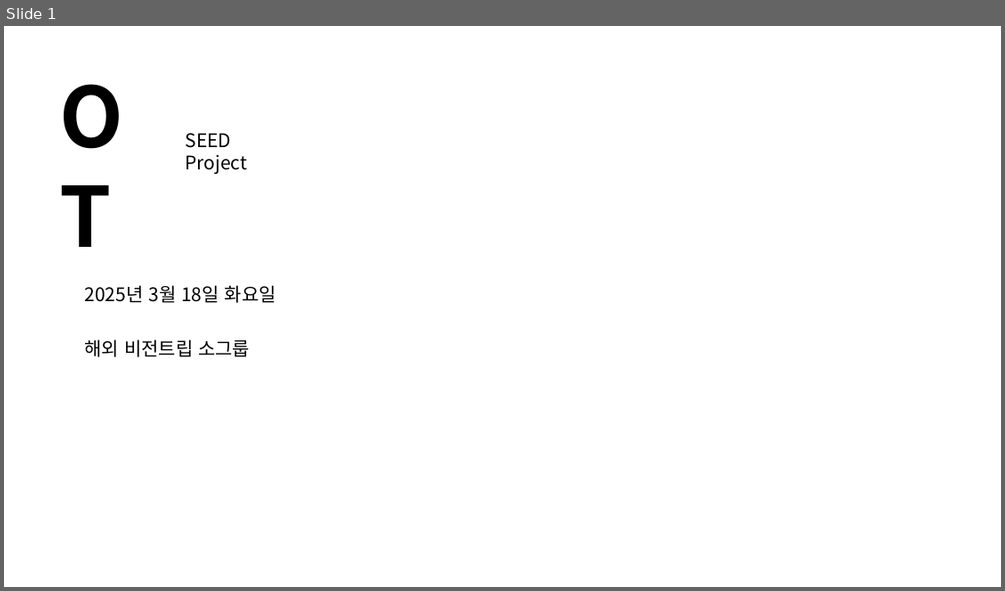
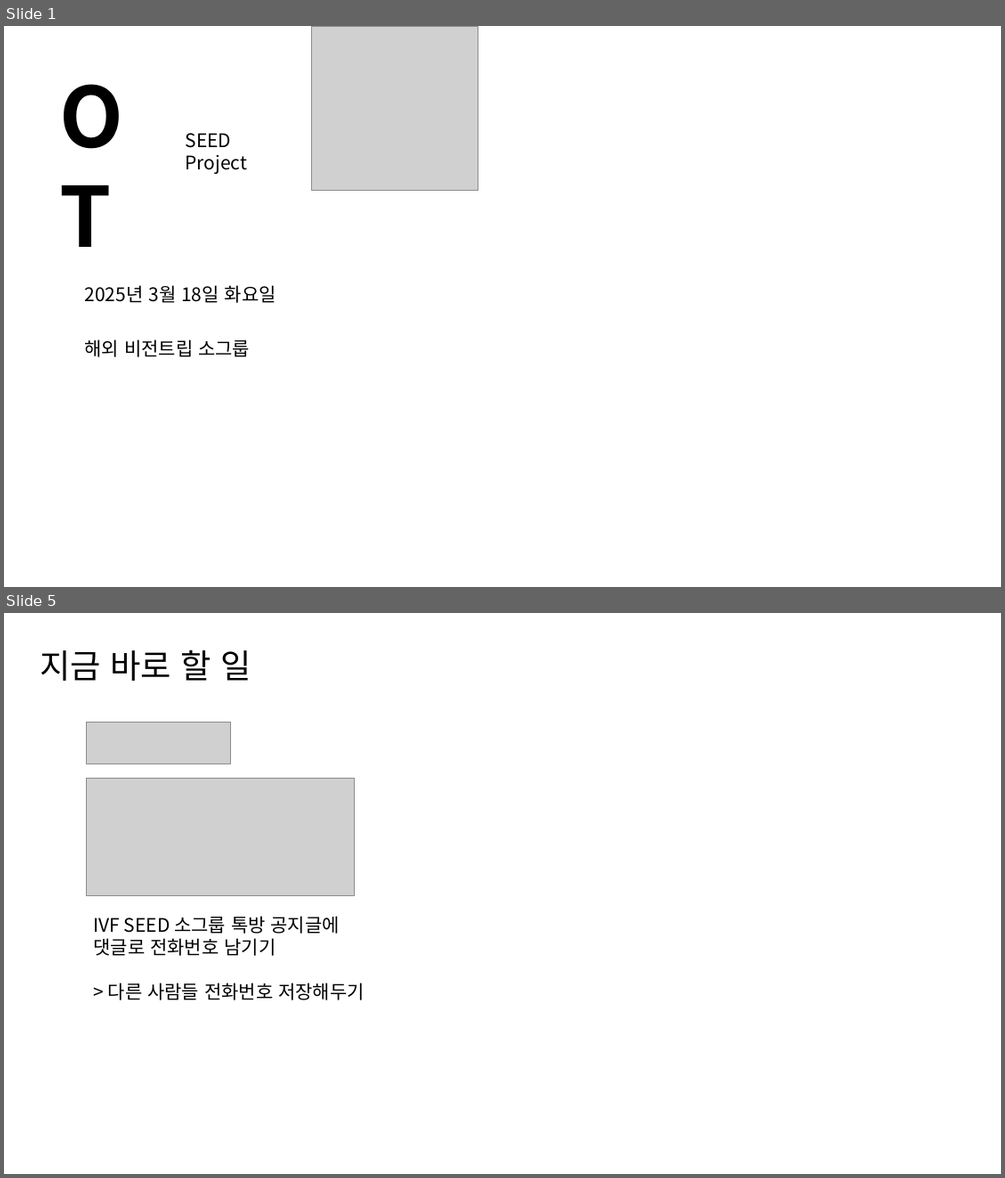
Before and after one commit to 51SB-ANTIMONY/2025-1_UNISTIVF-SEED, a slide deck: PPT/week3_OT, 기도편지 및 회의_20250318.pptx. Shown one above the other, each under a label of ours: slide 1 before the commit, slides 1 and 5 after it; the slides between them are not shown. The pictures are 1005x591 and 1005x1178 pixels, drawn with LibreOffice and Linux fonts; fonts in the diff are those of the drawing; grey boxes stand for pictures. Boxes give left, top, right and bottom in pixels: in the first picture for what was removed or moved away, otherwise in the second. Text is boxed around its words. In the diff, an @@ line names an element or a change of style, - is before the commit and + after.

```diff
--- a/PPT/week3_OT, 기도편지 및 회의_20250318.pptx
+++ b/PPT/week3_OT, 기도편지 및 회의_20250318.pptx
@@ slide 5 added at (4,613,1001,1174), background #FFFFFF @@
@@ text added at (40,649,251,681), 32 pt, text #000000 @@
+지금 바로 할 일
@@ picture added at (86,722,231,764) @@
@@ picture added at (86,778,354,896) @@
@@ text added at (93,916,364,1000), 18 pt, text #000000 @@
+IVF SEED 소그룹 톡방 공지글에
+댓글로 전화번호 남기기
+> 다른 사람들 전화번호 저장해두기
@@ slide 1 changed as well @@
@@ picture added at (311,26,478,191) @@
```
Also in this commit, not shown: 15 other slides added, 1 slide removed, 1 other file.
